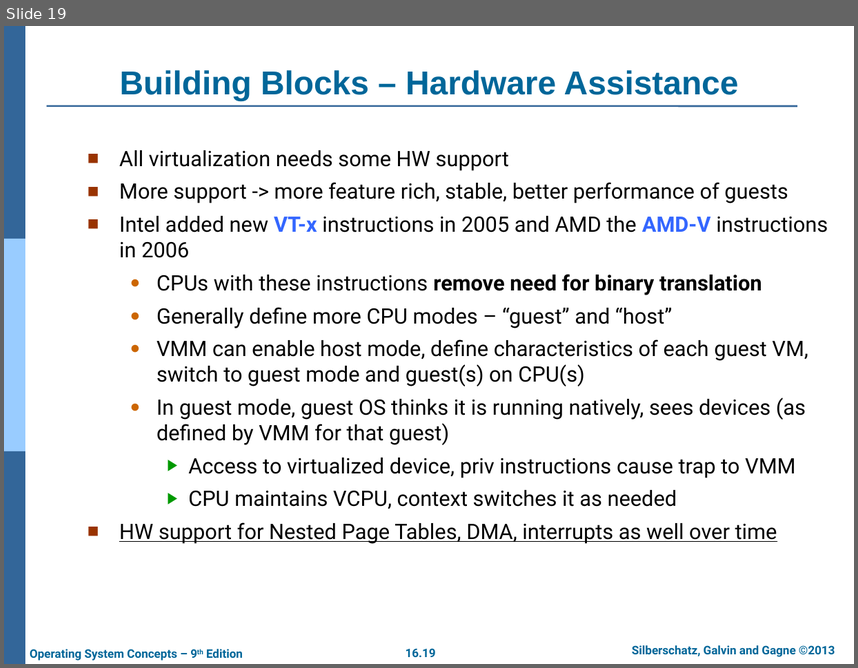
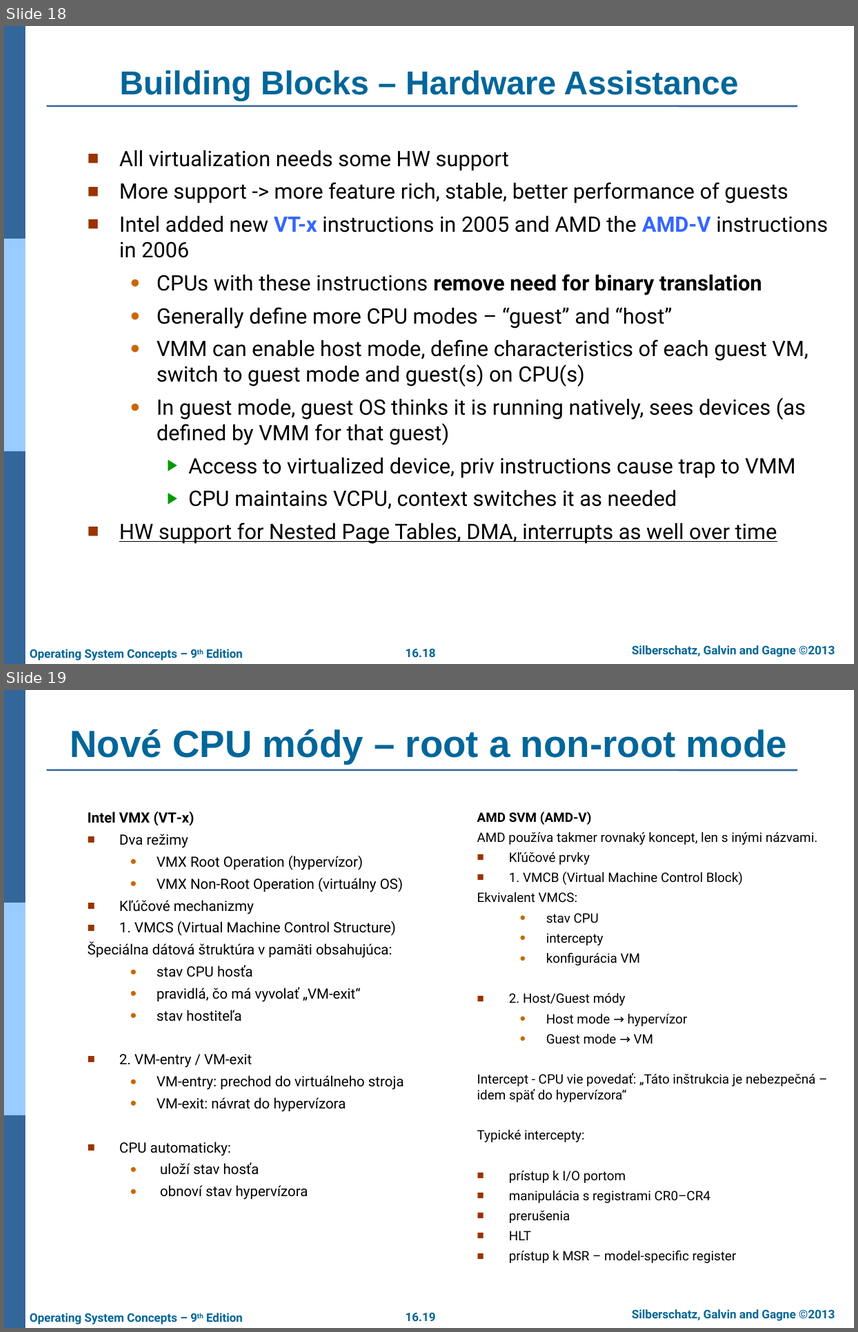
Before and after one commit to jb23lm87/OS-prednasky, a slide deck: OS 10 Virtuálne zariadenia.pptx. Shown one above the other, each under a label of ours: slide 19 before the commit, slides 18 and 19 after it. The pictures are 858x668 and 858x1332 pixels, drawn with LibreOffice and Linux fonts; fonts in the diff are those of the drawing; background and template pictures are left out. Boxes give left, top, right and bottom in pixels: in the first picture for what was removed or moved away, otherwise in the second. Text is boxed around its words. In the diff, an @@ line names an element or a change of style, - is before the commit and + after.

```diff
--- a/OS 10 Virtuálne zariadenia.pptx
+++ b/OS 10 Virtuálne zariadenia.pptx
@@ slide 19 added at <box>4,690,854,1328</box>, background #FFFFFF; not listed: 7 template elements that a slide beside it also shows @@
@@ title added at <box>70,729,787,764</box>, 32 pt, text #006699, bold @@
+Nové CPU módy – root a non-root mode
@@ text added at <box>87,811,404,1199</box>, 12 pt, text #000000 @@
+Intel VMX (VT‑x)
+■ Dva režimy
+  ● VMX Root Operation (hypervízor)
+  ● VMX Non‑Root Operation (virtuálny OS)
+■ Kľúčové mechanizmy
+■ 1. VMCS (Virtual Machine Control Structure)
+Špeciálna dátová štruktúra v pamäti obsahujúca:
+  ● stav CPU hosťa
+  ● pravidlá, čo má vyvolať „VM‑exit“
+  ● stav hostiteľa
+■ 2. VM‑entry / VM‑exit
+  ● VM‑entry: prechod do virtuálneho stroja
+  ● VM‑exit: návrat do hypervízora
+■ CPU automaticky:
+  ● uloží stav hosťa
+  ● obnoví stav hypervízora
@@ text added at <box>477,811,818,1263</box>, 11 pt, text #000000 @@
+AMD SVM (AMD‑V)
+AMD používa takmer rovnaký koncept, len s inými názvami.
+■ Kľúčové prvky
+■ 1. VMCB (Virtual Machine Control Block)
+Ekvivalent VMCS:
+  ● stav CPU
+  ● intercepty
+  ● konfigurácia VM
+■ 2. Host/Guest módy
+  ● Host mode → hypervízor
+  ● Guest mode → VM
+Intercept - CPU vie povedať: „Táto inštrukcia je nebezpečná – idem späť do hypervízora“
+Typické intercepty:
+■ prístup k I/O portom
+■ manipulácia s registrami CR0–CR4
+■ prerušenia
+■ HLT
+■ prístup k MSR – model-specific register
@@ what was slide 19 is now slide 18 @@
@@ page number at <box>406,648,436,657</box>: text changed @@
-16.19
+16.18
```
Also in this commit, not shown: 3 slides changed.
